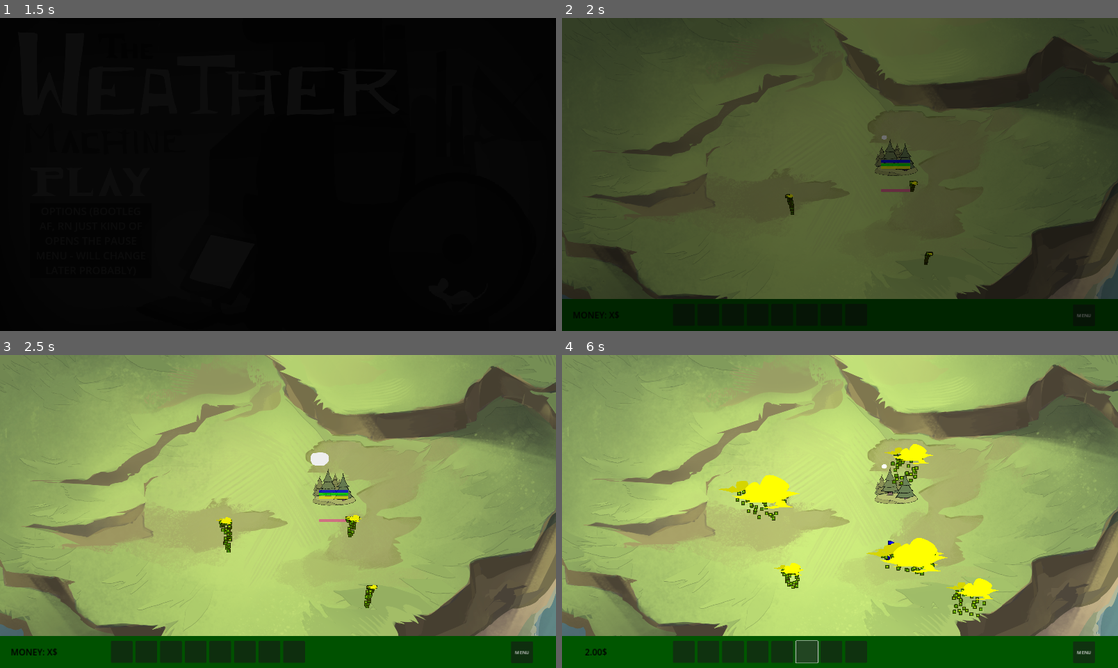
Above: before the commit, frames 1-4 (two rows, left to right).
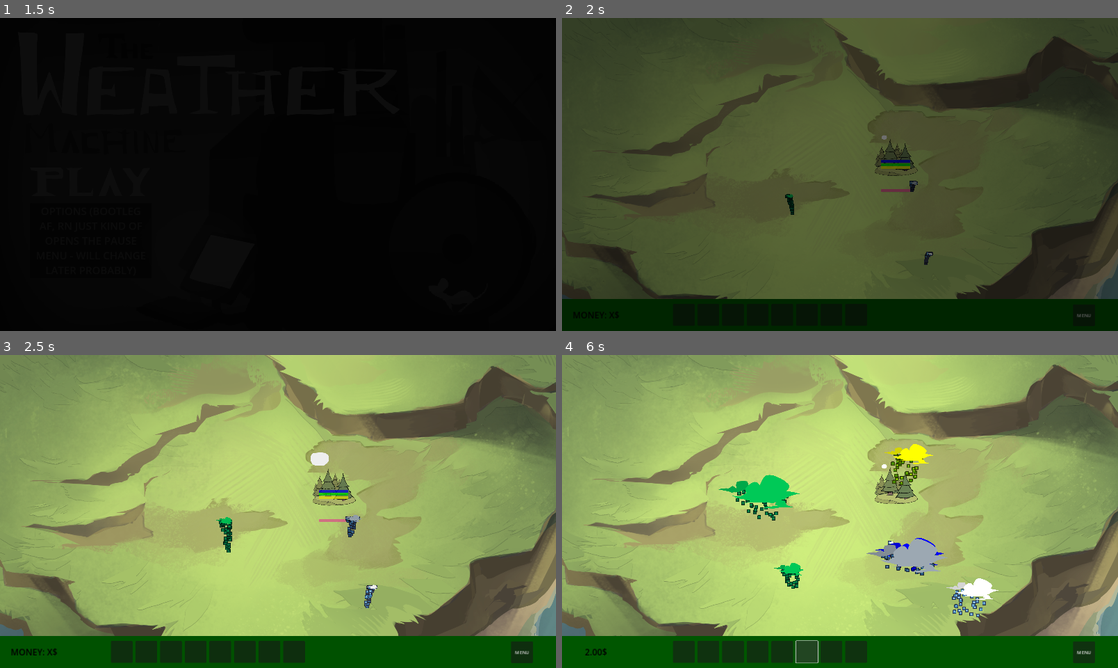
Above: after the commit, the same moments.

Repository: DawidKrolikiewicz/The-Weather-Machine_PirateGameJam16
Game: Godot game, scene res://Scenes/MainMenu/main_menu.tscn
The game is run twice, just before and just after one commit, with the same random seed, the same clock (stepped at 60 frames per second) and the same inputs. The engine's default icon, where the game draws it, is replaced by a stand-in: a white triangle on a blue panel in a dark square.
Inputs (mouse positions are in pixels of both pictures, inside the frame that each line leads up to):
- Up to frame 1 (1.5 s): click (88, 180) at 0.5 s; click (88, 180) at 1.25 s
- Up to frame 2 (2 s): no input
- Up to frame 3 (2.5 s): click (122, 652) at 2 s
- Up to frame 4 (6 s): click (706, 652) at 2.75 s; click (734, 652) at 3.5 s; click (756, 652) at 4.25 s; click (784, 652) at 5 s; click (806, 652) at 5.75 s

Frame 1 is identical in both runs. In frame 2, less than 0.1% of the frame differs, in the area x 40-67%, y 52-79%; in frame 3, 0.4%; in frame 4, 2.4%, in the area x 28-79%, y 38-84%.

Commit message:
Positive and neutral weather + better random
Easier to add new weathers now, two arrays (positive and neutral), each has a chance to occur - 80/20 at first, 30/70 later. Each specific weather has the same chance to occur.

Diff:
--- /dev/null
+++ b/Resources/add_food_lose_happy.tres
@@ -0,0 +1,22 @@
+[gd_resource type="Resource" script_class="WeatherData" load_steps=2 format=3 uid="uid://bv8aegji66gj7"]
+
+[ext_resource type="Script" path="res://Resources/WeatherData.gd" id="1_sniyx"]
+
+[resource]
+script = ExtResource("1_sniyx")
+name = "add_food_lose_happy"
+water_per_tick = 0
+food_per_tick = 5
+happy_per_tick = -5
+tick_rate = 1.0
+speed = 40
+speed_mult = 3
+rotation_acceleration = 3
+max_rotation_velocity = 30
+form_time = 5.0
+dissolve_time = 5.0
+min_full_size = 150
+max_full_size = 300
+min_lifetime = 10.0
+max_lifetime = 30.0
+debug_color = Color(0, 0, 0, 1)
--- /dev/null
+++ b/Resources/add_food_lose_water.tres
@@ -0,0 +1,22 @@
+[gd_resource type="Resource" script_class="WeatherData" load_steps=2 format=3 uid="uid://catb45bbnqw1r"]
+
+[ext_resource type="Script" path="res://Resources/WeatherData.gd" id="1_8eo4j"]
+
+[resource]
+script = ExtResource("1_8eo4j")
+name = "add_food_lose_water"
+water_per_tick = -5
+food_per_tick = 5
+happy_per_tick = 0
+tick_rate = 1.0
+speed = 40
+speed_mult = 3
+rotation_acceleration = 3
+max_rotation_velocity = 30
+form_time = 5.0
+dissolve_time = 5.0
+min_full_size = 150
+max_full_size = 300
+min_lifetime = 10.0
+max_lifetime = 30.0
+debug_color = Color(0.973776, 0.570581, 0.216385, 1)
--- /dev/null
+++ b/Resources/add_happy_lose_food.tres
@@ -0,0 +1,22 @@
+[gd_resource type="Resource" script_class="WeatherData" load_steps=2 format=3 uid="uid://cnr47lid1a85f"]
+
+[ext_resource type="Script" path="res://Resources/WeatherData.gd" id="1_nb0pm"]
+
+[resource]
+script = ExtResource("1_nb0pm")
+name = "add_happy_lose_food"
+water_per_tick = 0
+food_per_tick = -5
+happy_per_tick = 5
+tick_rate = 1.0
+speed = 40
+speed_mult = 3
+rotation_acceleration = 3
+max_rotation_velocity = 30
+form_time = 5.0
+dissolve_time = 5.0
+min_full_size = 150
+max_full_size = 300
+min_lifetime = 10.0
+max_lifetime = 30.0
+debug_color = Color(0.827352, 0, 0.21536, 1)
--- /dev/null
+++ b/Resources/add_happy_lose_water.tres
@@ -0,0 +1,22 @@
+[gd_resource type="Resource" script_class="WeatherData" load_steps=2 format=3 uid="uid://bsbubrb4r35ut"]
+
+[ext_resource type="Script" path="res://Resources/WeatherData.gd" id="1_isxao"]
+
+[resource]
+script = ExtResource("1_isxao")
+name = "add_happy_lose_water"
+water_per_tick = -5
+food_per_tick = 0
+happy_per_tick = 5
+tick_rate = 1.0
+speed = 40
+speed_mult = 3
+rotation_acceleration = 3
+max_rotation_velocity = 30
+form_time = 5.0
+dissolve_time = 5.0
+min_full_size = 150
+max_full_size = 300
+min_lifetime = 10.0
+max_lifetime = 30.0
+debug_color = Color(1, 1, 1, 1)
--- /dev/null
+++ b/Resources/add_water_lose_food.tres
@@ -0,0 +1,22 @@
+[gd_resource type="Resource" script_class="WeatherData" load_steps=2 format=3 uid="uid://d2w0838fcok0e"]
+
+[ext_resource type="Script" path="res://Resources/WeatherData.gd" id="1_y63af"]
+
+[resource]
+script = ExtResource("1_y63af")
+name = "add_water_lose_water"
+water_per_tick = 5
+food_per_tick = -5
+happy_per_tick = 0
+tick_rate = 1.0
+speed = 40
+speed_mult = 3
+rotation_acceleration = 3
+max_rotation_velocity = 30
+form_time = 5.0
+dissolve_time = 5.0
+min_full_size = 150
+max_full_size = 300
+min_lifetime = 10.0
+max_lifetime = 30.0
+debug_color = Color(0.611238, 0.659355, 0.697535, 1)
--- /dev/null
+++ b/Resources/add_water_lose_happy.tres
@@ -0,0 +1,22 @@
+[gd_resource type="Resource" script_class="WeatherData" load_steps=2 format=3 uid="uid://cxncfj67oqpwo"]
+
+[ext_resource type="Script" path="res://Resources/WeatherData.gd" id="1_ctsbj"]
+
+[resource]
+script = ExtResource("1_ctsbj")
+name = "add_water_lose_happy"
+water_per_tick = 5
+food_per_tick = 0
+happy_per_tick = -5
+tick_rate = 1.0
+speed = 40
+speed_mult = 3
+rotation_acceleration = 3
+max_rotation_velocity = 30
+form_time = 5.0
+dissolve_time = 5.0
+min_full_size = 150
+max_full_size = 300
+min_lifetime = 10.0
+max_lifetime = 30.0
+debug_color = Color(0.573645, 7.93676e-05, 0.498851, 1)
--- /dev/null
+++ b/Resources/food.tres
@@ -0,0 +1,22 @@
+[gd_resource type="Resource" script_class="WeatherData" load_steps=2 format=3 uid="uid://tjwsbtxfqw6e"]
+
+[ext_resource type="Script" path="res://Resources/WeatherData.gd" id="1_cpol2"]
+
+[resource]
+script = ExtResource("1_cpol2")
+name = "Food"
+water_per_tick = 0
+food_per_tick = 5
+happy_per_tick = 0
+tick_rate = 1.0
+speed = 40
+speed_mult = 3
+rotation_acceleration = 3
+max_rotation_velocity = 30
+form_time = 5.0
+dissolve_time = 5.0
+min_full_size = 150
+max_full_size = 300
+min_lifetime = 10.0
+max_lifetime = 30.0
+debug_color = Color(9.91493e-06, 0.7873, 0.342428, 1)
--- a/Scenes/WeatherSpawner/weather_spawner.gd
+++ b/Scenes/WeatherSpawner/weather_spawner.gd
@@ -1,31 +1,34 @@
 extends Node2D
 class_name WeatherSpawner
 
-@export var weathers_to_spawn: Array[WeatherData] = []
-@export var base_weather_weights: Array[float] = []
-@export var weight_modifiers: Array[float] = []
+@export var positive_weathers: Array[WeatherData] = []
+@export var neutral_weathers: Array[WeatherData] = []
+
+@export var positive_chance: float = 80.0
+@export var neutral_chance: float = 20.0
+
+@export var positive_chance_modifier: float = -1.0
+@export var neutral_chance_modifier: float = 1.0
+
+@export var min_positive_chance: float = 30.0
+@export var max_neutral_chance: float = 70.0
+
 @export var min_weight: float = 0.0
 @export var max_weight: float = 100.0
-@export var max_rainy_weight: float = 70.0
-@export var min_sunny_weight: float = 30.0
 
 @onready var timer: Timer = $Timer
 
-var weathers_array: Array[WeatherZone] = []
+var weathers_array : Array[WeatherZone] = []
 var weather_zone: PackedScene = preload("res://Scenes/WeatherZone/weather_zone.tscn")
-var weather_weights: Array[float] = []
 
 func _ready() -> void:
-	if weathers_to_spawn.size() != base_weather_weights.size():
-		push_error("weathers_to_spawn and base_weather_weights must have the same size!")
-		return
-	for weight in base_weather_weights:
-		weather_weights.append(float(weight))
 	randomize_timer_wait_time()
 	timer.start()
+
 	spawn_weather_zone()
 	spawn_weather_zone()
 	spawn_weather_zone()
+
 
 func _on_timer_timeout() -> void:
 	randomize_timer_wait_time()
@@ -50,14 +53,17 @@
 	zone.queue_free()
 
 func get_random_weather_data() -> WeatherData:
-	var total_weight = calculate_sum(weather_weights)
-	var random_value = randi() % total_weight
-	var cumulative_weight = 0.0
-	for i in range(weathers_to_spawn.size()):
-		cumulative_weight += weather_weights[i]
-		if random_value < cumulative_weight:
-			return weathers_to_spawn[i]
-	return weathers_to_spawn[0]
+	var total_chance = positive_chance + neutral_chance
+	var random_value = randf() * total_chance
+
+	if random_value < positive_chance:
+		return select_weather_from_group(positive_weathers)
+	else:
+		return select_weather_from_group(neutral_weathers)
+
+func select_weather_from_group(weathers: Array[WeatherData]) -> WeatherData:
+	var index = randi() % weathers.size()
+	return weathers[index]
 
 func calculate_sum(array: Array[float]) -> int:
 	var total = 0
@@ -66,20 +72,16 @@
 	return total
 
 func update_weather_weights() -> void:
-	for i in range(weather_weights.size()):
+	positive_chance = clamp(
+		positive_chance + positive_chance_modifier,
+		min_positive_chance,
+		100
+	)
 
-		if weathers_to_spawn[i].name == "Rain" and weather_weights[i] < max_rainy_weight:
-			weather_weights[i] += weight_modifiers[i]
-			if weather_weights[i] > max_rainy_weight:
-				weather_weights[i] = max_rainy_weight
+	neutral_chance = clamp(
+		neutral_chance + neutral_chance_modifier,
+		0,
+		max_neutral_chance
+	)
 
-		elif weathers_to_spawn[i].name == "Sun Rays" and weather_weights[i] > min_sunny_weight:
-			weather_weights[i] += weight_modifiers[i]
-			if weather_weights[i] < min_sunny_weight:
-				weather_weights[i] = min_sunny_weight
-
-		if weather_weights[i] < min_weight:
-			weather_weights[i] = min_weight
-		elif weather_weights[i] > max_weight:
-			weather_weights[i] = max_weight
-	print("Updated weights:", weather_weights)
+	print("Positive chance:", positive_chance, "Neutral chance:", neutral_chance)
--- a/Scenes/WeatherSpawner/weather_spawner.tscn
+++ b/Scenes/WeatherSpawner/weather_spawner.tscn
@@ -1,15 +1,21 @@
-[gd_scene load_steps=5 format=3 uid="uid://bnjv60xpl1ucx"]
+[gd_scene load_steps=12 format=3 uid="uid://bnjv60xpl1ucx"]
 
 [ext_resource type="Script" path="res://Scenes/WeatherSpawner/weather_spawner.gd" id="1_gecuu"]
 [ext_resource type="Script" path="res://Resources/WeatherData.gd" id="2_2ce6v"]
 [ext_resource type="Resource" uid="uid://04ubxxg63r5x" path="res://Resources/Rain.tres" id="3_w7pw5"]
 [ext_resource type="Resource" uid="uid://bliiam1pb8a43" path="res://Resources/SunRays.tres" id="4_p1vcs"]
+[ext_resource type="Resource" uid="uid://tjwsbtxfqw6e" path="res://Resources/food.tres" id="5_ufaek"]
+[ext_resource type="Resource" uid="uid://cxncfj67oqpwo" path="res://Resources/add_water_lose_happy.tres" id="6_2l4uc"]
+[ext_resource type="Resource" uid="uid://d2w0838fcok0e" path="res://Resources/add_water_lose_food.tres" id="7_qlt7s"]
+[ext_resource type="Resource" uid="uid://bsbubrb4r35ut" path="res://Resources/add_happy_lose_water.tres" id="8_kit33"]
+[ext_resource type="Resource" uid="uid://cnr47lid1a85f" path="res://Resources/add_happy_lose_food.tres" id="9_l7e7q"]
+[ext_resource type="Resource" uid="uid://catb45bbnqw1r" path="res://Resources/add_food_lose_water.tres" id="10_1g850"]
+[ext_resource type="Resource" uid="uid://bv8aegji66gj7" path="res://Resources/add_food_lose_happy.tres" id="11_2m8qu"]
 
 [node name="WeatherSpawner" type="Node2D"]
 script = ExtResource("1_gecuu")
-weathers_to_spawn = Array[ExtResource("2_2ce6v")]([ExtResource("3_w7pw5"), ExtResource("4_p1vcs")])
-base_weather_weights = Array[float]([10.0, 90.0])
-weight_modifiers = Array[float]([2.0, -2.0])
+positive_weathers = Array[ExtResource("2_2ce6v")]([ExtResource("4_p1vcs"), ExtResource("3_w7pw5"), ExtResource("5_ufaek")])
+neutral_weathers = Array[ExtResource("2_2ce6v")]([ExtResource("6_2l4uc"), ExtResource("7_qlt7s"), ExtResource("8_kit33"), ExtResource("9_l7e7q"), ExtResource("10_1g850"), ExtResource("11_2m8qu")])
 
 [node name="Timer" type="Timer" parent="."]
 
